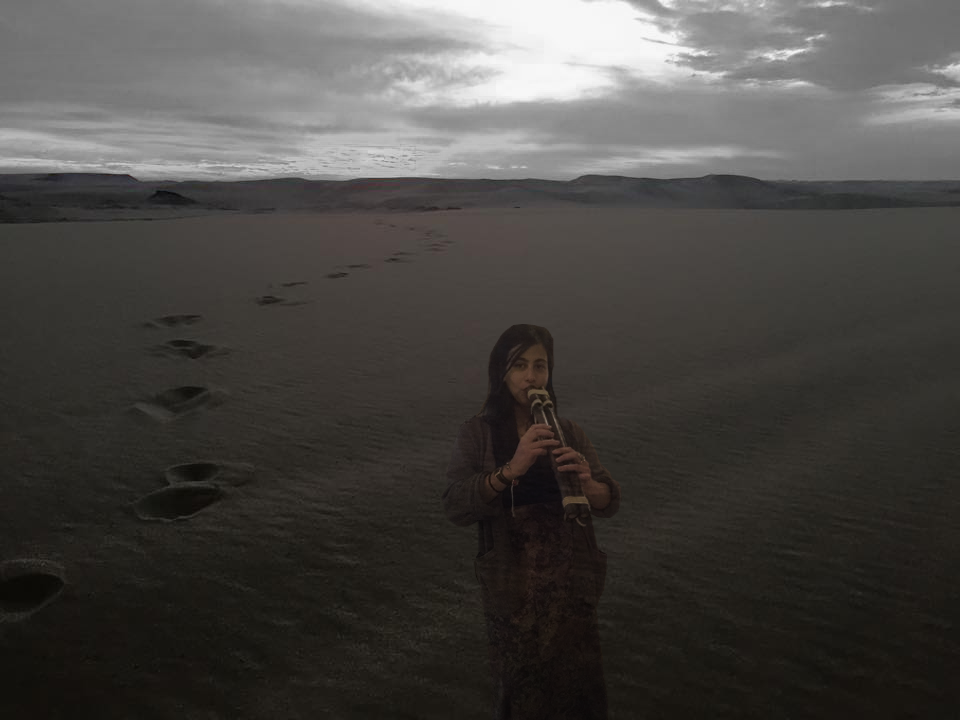
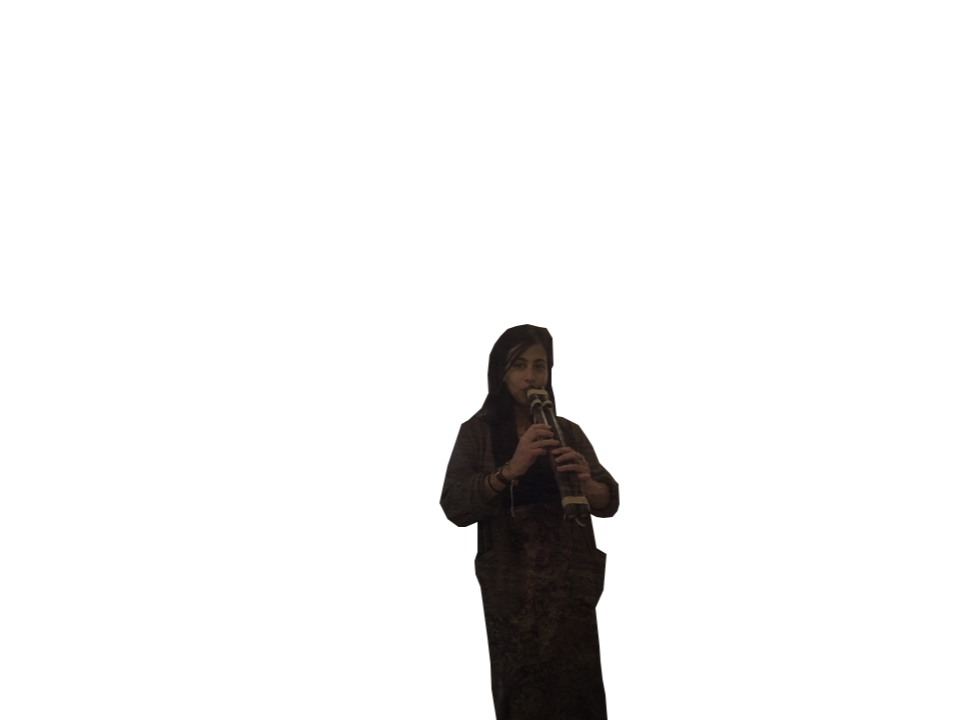
The second 960×720 image is a revision of the first. Changes to its layers:
moved "Layer 1" above "Background", painted on it over [left=0, top=0, right=960, bottom=720]
removed layer "photo2" over [left=0, top=0, right=960, bottom=720]
renamed "photo1 copy" to "Background", hid it, opacity 13% → 100%, painted on it over [left=0, top=0, right=960, bottom=720]
removed layer "photo1" (was soft light) over [left=441, top=324, right=622, bottom=720]
